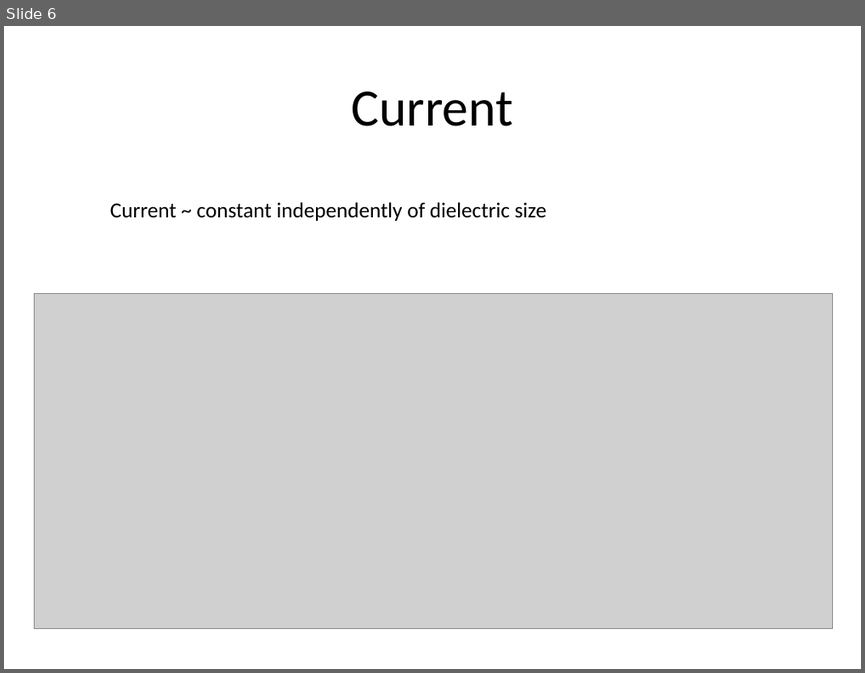
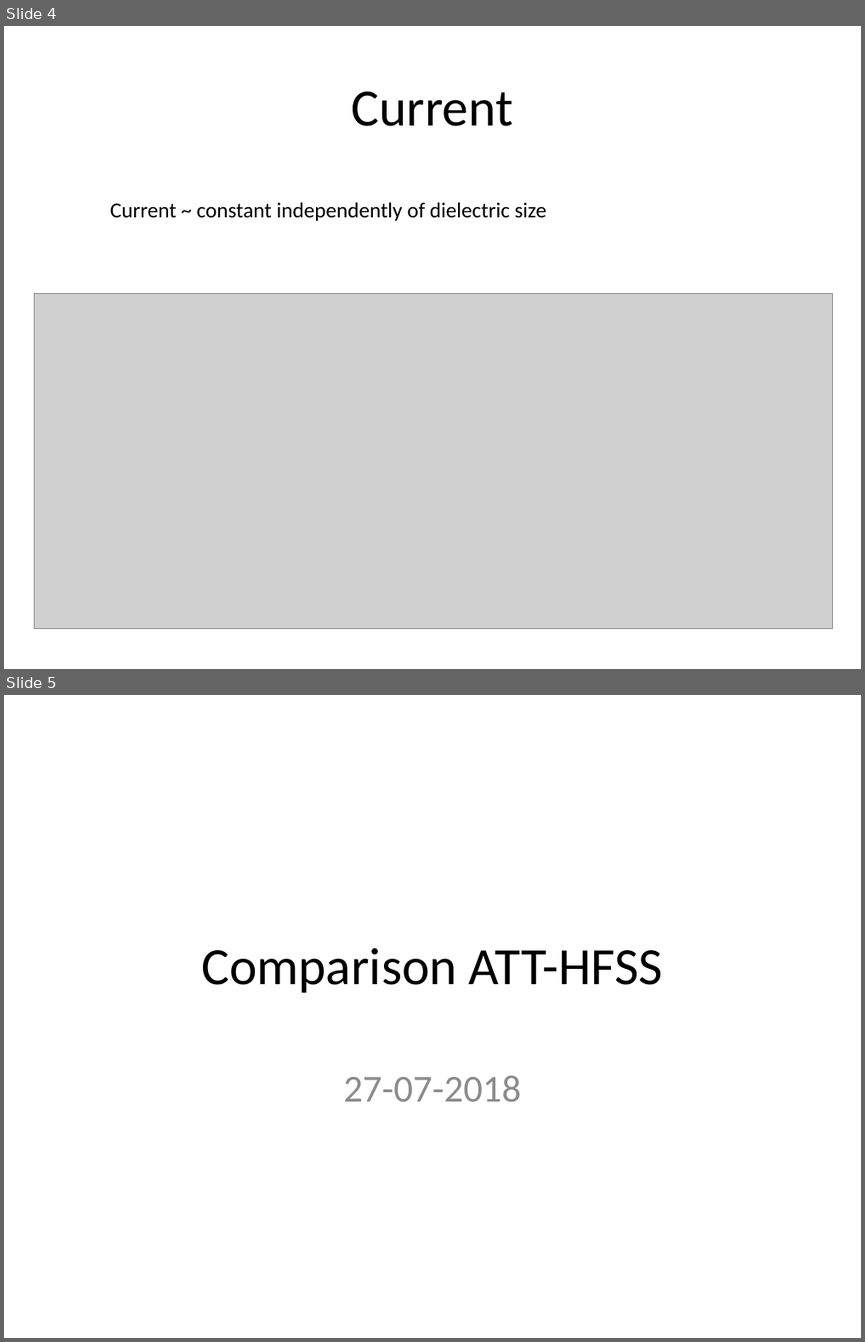
Before and after one commit to jhillairet/SOFT2018_Cold_Plasma_Modeling, a slide deck: Test Configurations/Results.pptx. Shown one above the other, each under a label of ours: slide 6 before the commit, slides 4 and 5 after it. The pictures are 865x673 and 865x1342 pixels, drawn with LibreOffice and Linux fonts; fonts in the diff are those of the drawing; grey boxes stand for pictures. Boxes give left, top, right and bottom in pixels: in the first picture for what was removed or moved away, otherwise in the second. Text is boxed around its words. In the diff, an @@ line names an element or a change of style, - is before the commit and + after.

```diff
--- a/Test Configurations/Results.pptx
+++ b/Test Configurations/Results.pptx
@@ slide 5 added at [4,695,861,1338], background #FFFFFF @@
@@ title added at [201,947,663,993], 44 pt, text #000000 @@
+Comparison ATT-HFSS
@@ subtitle added at [343,1075,521,1101], 32 pt, text #8C8C8C @@
+27-07-2018
@@ what was slide 6 is now slide 4 @@
```
Also in this commit, not shown: 11 other slides added, 14 slides removed.
